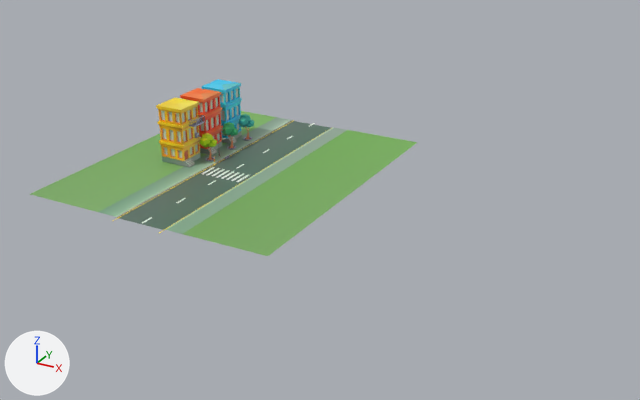
One commit to the FBX model Assets/Visual/Models/Outside layout.fbx: the scene before it, then after it.
Camera for both pictures: a 50 mm lens placed at (262.0, -479.0, 220.0), pointed at (14.0, -27.0, -5.0). Every picture has the same lights, and +X, +Y and +Z are marked at lower left. Where no turn or scale is listed for an object, it has been applied to the vertices.

Script lines for the objects in view, before the commit:
```python
me_house01 = bpy.data.meshes.new('house01')
me_house01.from_pydata(...)  # 551 vertices, 543 faces; spans x -10.1..13.4, y -10.3..10.1, z -20.5..19.6
me_house01.materials.append(mat_material_001)  # picture img_t_roomdecorations_png
me_house02 = bpy.data.meshes.new('house02')
me_house02.from_pydata(...)  # 551 vertices, 543 faces; spans x -10.1..13.4, y -10.3..10.1, z -20.5..19.6
me_house02.materials.append(mat_material_001)  # picture img_t_roomdecorations_png
me_street = bpy.data.meshes.new('street')
me_street.from_pydata(...)  # 20 vertices, 9 faces; spans x -88.0..88.0, y -103.0..103.0, z 0.0..1.0
me_street.materials.append(mat_material_001)  # picture img_t_roomdecorations_png
ob_house01 = bpy.data.objects.new('House01', me_house01)
ob_house01.location = (-97.2, -23.1, 20.7)
ob_house02 = bpy.data.objects.new('House02', me_house02)
ob_house02.location = (-97.2, 3.0, 20.7)
ob_street = bpy.data.objects.new('Street', me_street)
ob_street.location = (-56.7, -14.8, -0.7)
# also in view: 'House03' at (-96.0, 28.0, 20.0)
```
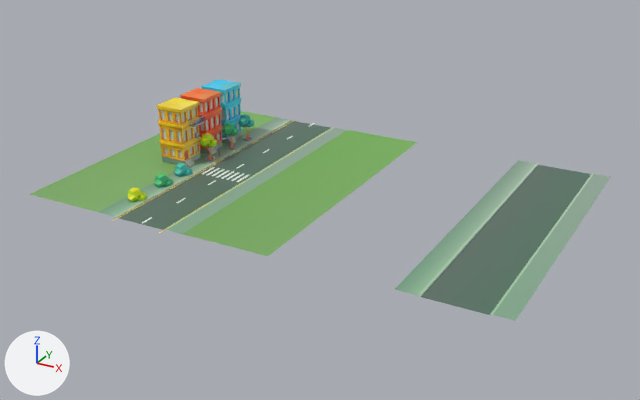
Boxes (x1, y1, x2, y2) around the edits, measured in the pictures (640 x 400 px):
'Street_2', added
    after: (395, 160, 610, 321)
'Bush03', added
    after: (127, 187, 147, 202)
'Bush01', added
    after: (154, 173, 173, 188)
'Bush02', added
    after: (174, 163, 192, 177)

Diff of the bpy script that builds the scene:
```diff
--- a/Assets/Visual/Models/Outside layout.fbx.py
+++ b/Assets/Visual/Models/Outside layout.fbx.py
@@ me_bush02 @@
+me_bush02.from_pydata(...)  # 102 vertices, 120 faces; spans x -4.91..5.96, y -6.31..6.33, z -5.77..3.29
+me_bush02.materials.append(mat_material_001)  # picture img_t_roomdecorations_png
@@ me_bush01 @@
+me_bush01.from_pydata(...)  # 102 vertices, 120 faces; spans x -4.91..5.96, y -6.31..6.33, z -5.77..3.29
+me_bush01.materials.append(mat_material_001)  # picture img_t_roomdecorations_png
@@ me_bush03 @@
+me_bush03.from_pydata(...)  # 102 vertices, 120 faces; spans x -4.91..5.96, y -6.31..6.33, z -5.77..3.29
+me_bush03.materials.append(mat_material_001)  # picture img_t_roomdecorations_png
@@ me_street_2 @@
+me_street_2.from_pydata(...)  # 16 vertices, 7 faces; spans x -32.0..31.0, y -103.0..103.0, z 0.0..1.0
+me_street_2.materials.append(mat_material_001)  # picture img_t_roomdecorations_png
@@ ob_bush02 @@
+ob_bush02 = bpy.data.objects.new('Bush02', me_bush02)
+ob_bush02.location = (-80.9, -43.6, 4.2)
@@ ob_bush01 @@
+ob_bush01 = bpy.data.objects.new('Bush01', me_bush01)
+ob_bush01.location = (-80.9, -64.6, 4.2)
@@ ob_bush03 @@
+ob_bush03 = bpy.data.objects.new('Bush03', me_bush03)
+ob_bush03.location = (-80.9, -90.9, 4.2)
@@ ob_street_2 @@
+ob_street_2 = bpy.data.objects.new('Street_2', me_street_2)
+ob_street_2.location = (137.8, -14.8, -0.7)
```
